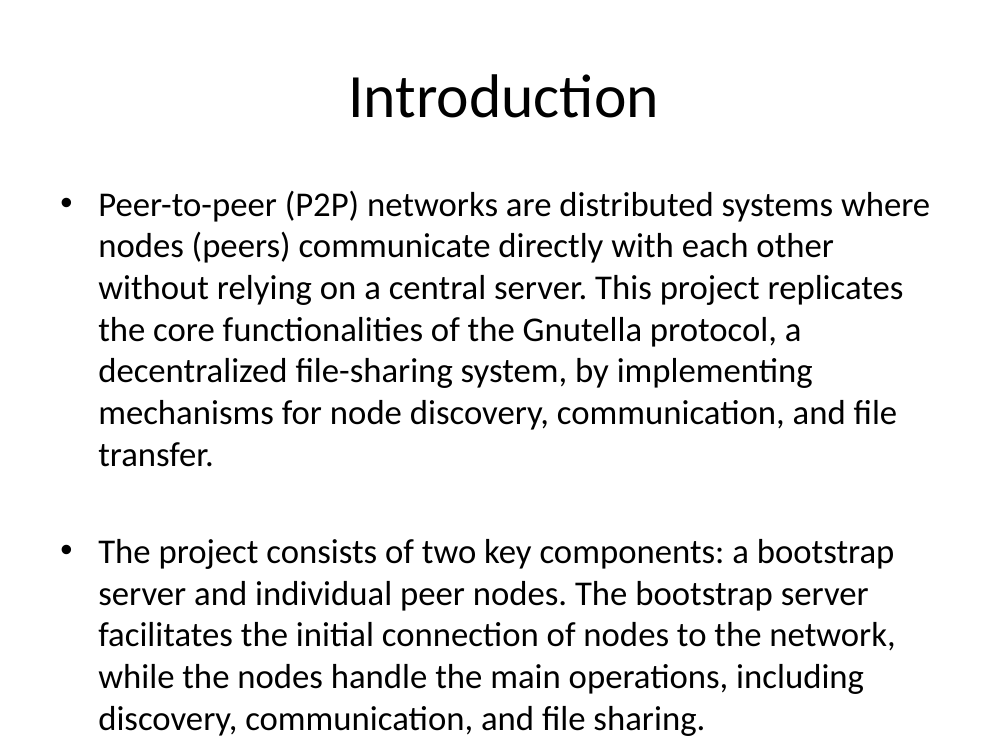
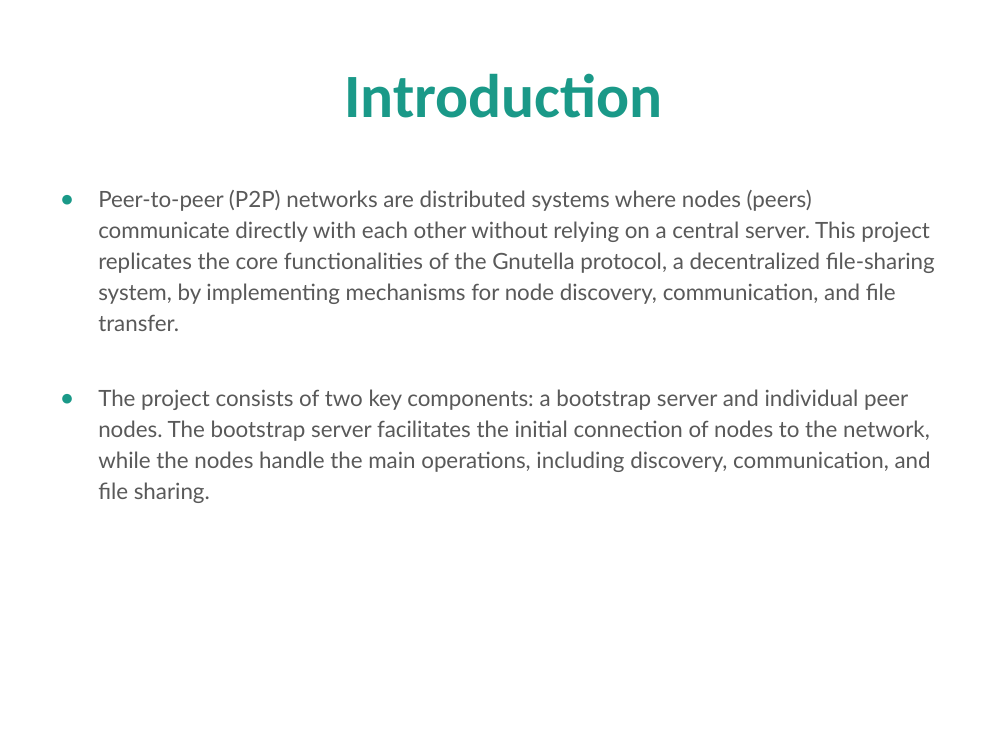
Before and after one commit to laksh-nanwani/Distributed-Systems-2024-IIITH-Project-Gnutella, a slide deck: slide 2 of PPT.pptx. Drawn at 1008x756 pixels with LibreOffice and Linux fonts; fonts in the diff are those of the drawing. Boxes give left, top, right and bottom in pixels: in the first picture for what was removed or moved away, otherwise in the second. Text is boxed around its words. In the diff, an @@ line names an element or a change of style, - is before the commit and + after.

```diff
--- a/PPT.pptx
+++ b/PPT.pptx
@@ title "Introduction" at (x1=345, y1=73, x2=663, y2=118): text colour #000000 to #1A9988, bold on @@
@@ text "Peer-to-peer (P2P) networks are distributed ..." at (x1=98, y1=190, x2=935, y2=503): size 24.8 to 16 pt, font Calibri to Lato, text colour #000000 to #595959; bullet • to ●; line spacing 1 to 1.15; less space between paragraphs; more space between paragraphs @@
```
Also in this commit, not shown: 5 other slides changed, 4 slides added, 2 other files.
